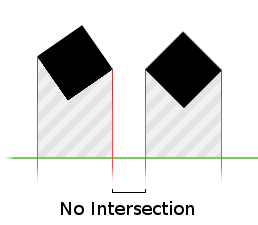
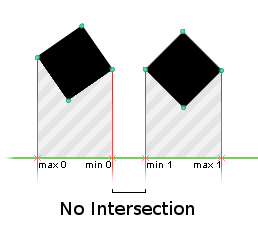
Before/after of a 258px x 225px layered artwork. What changed in the layer stack:
added layer "min 0" above "max 0" over bbox(86, 161, 111, 168)
added layer "max 0" above "max 1" over bbox(39, 161, 66, 168)
added layer "max 1" above "min 1" over bbox(194, 161, 220, 168)
added layer "min 1" above "Pasted Layer" over bbox(147, 161, 171, 168)
painted on "Pasted Layer" over bbox(34, 23, 225, 161)
